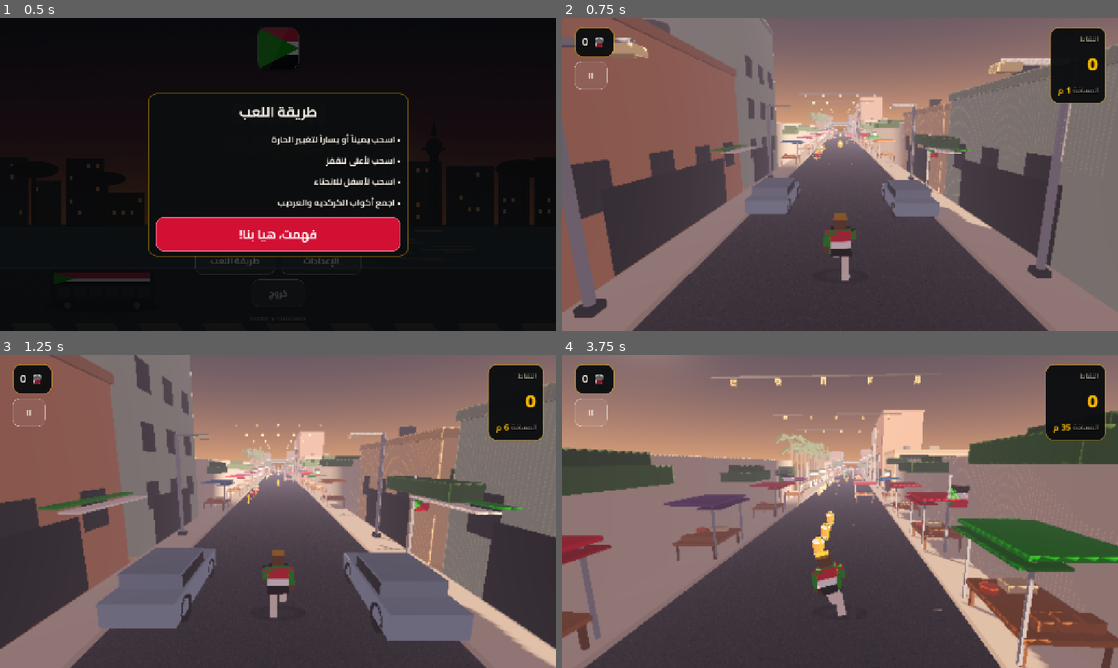
Above: before the commit, frames 1-4 (two rows, left to right).
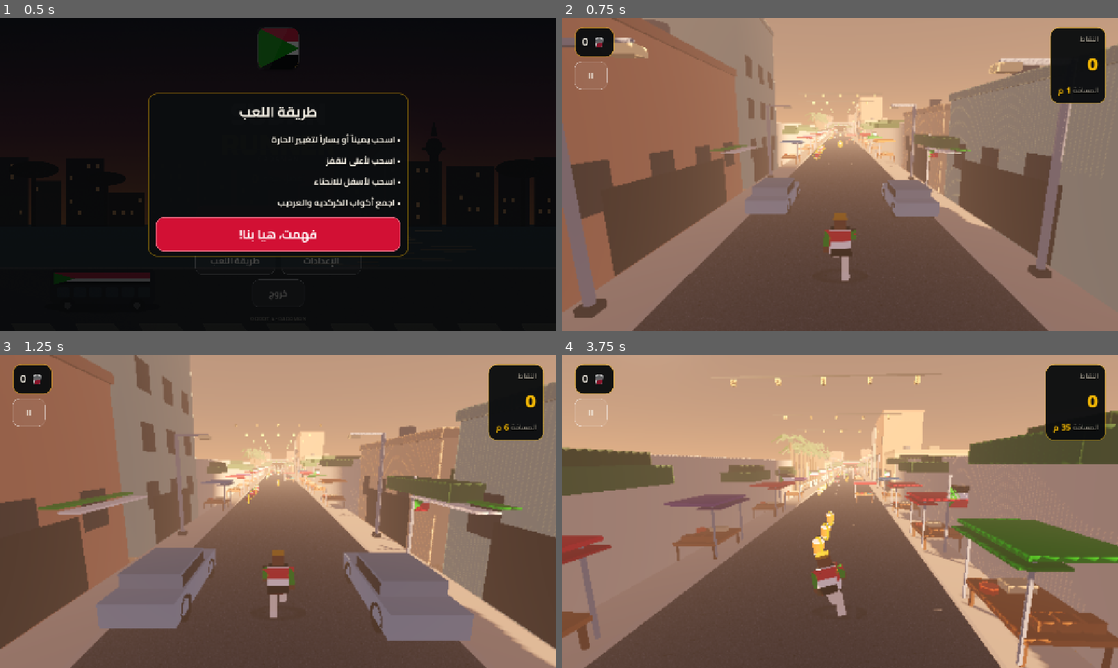
Above: after the commit, the same moments.

Repository: azmifatahi/gadaman
Game: Godot game, scene res://scenes/main.tscn
Same seed, same stepped clock (60 frames per second), same inputs: the game is played once before the commit and once after it.
Inputs (mouse positions are in pixels of both pictures, inside the frame that each line leads up to):
- Up to frame 1 (0.5 s): no input
- Up to frame 2 (0.75 s): click "ابدأ الجري" at 0.5 s
- Up to frame 3 (1.25 s): no input
- Up to frame 4 (3.75 s): move the mouse to (962, 495) at 1.27 s; hold Right (move_right) 1.28-2 s; tap Down (slide) at 1.35, 2.85 s; click (962, 495) at 1.42 s; tap Up (jump) at 1.52 s; drag from (728, 527) to (812, 574) at 2.02 s; move the mouse to (895, 442) at 2.77 s; hold Right (move_right) 2.78-3.5 s; drag from (812, 574) to (673, 464) at 3.52 s

Frame 1 is identical in both runs. In frame 2, 55% of the frame differs, in the area x 1-100%, y 0-100%; in frame 3, 54%; in frame 4, 59%, in the area x 0-100%, y 0-100%.

Commit message:
polish: horizon haze blends with the sky, flag-band suit with chest chevron [shots]
Co-authored-by: arena-agent <297053741+arena-agent@users.noreply.github.com>

Diff:
--- a/scripts/core/performance_manager.gd
+++ b/scripts/core/performance_manager.gd
@@ -178,7 +178,7 @@
 			fog_density = 0.020
 			fog_depth_begin = 24.0
 			fog_depth_end = 118.0
-			fog_color = Color(0.66, 0.55, 0.50)
+			fog_color = Color(0.83, 0.62, 0.47)
 			prop_density = 0.55
 			particle_amount = 0.45
 			draw_distance = 150.0
@@ -190,7 +190,7 @@
 			fog_density = 0.012
 			fog_depth_begin = 50.0
 			fog_depth_end = 195.0
-			fog_color = Color(0.60, 0.53, 0.58)
+			fog_color = Color(0.80, 0.61, 0.49)
 			prop_density = 1.0
 			particle_amount = 0.8
 			draw_distance = 215.0
@@ -202,7 +202,7 @@
 			fog_density = 0.0075
 			fog_depth_begin = 85.0
 			fog_depth_end = 250.0
-			fog_color = Color(0.56, 0.51, 0.60)
+			fog_color = Color(0.76, 0.60, 0.51)
 			prop_density = 1.35
 			particle_amount = 1.0
 			draw_distance = 280.0
@@ -269,9 +269,10 @@
 		return
 	env.fog_enabled = true
 	env.fog_light_color = fog_color
-	env.fog_light_energy = 0.8
+	env.fog_light_energy = 1.0
 	env.fog_density = fog_density
-	env.fog_sky_affect = 0.35
+	# Full sky affect fuses the skyline into the same haze: no horizon seam.
+	env.fog_sky_affect = 0.85
 	env.fog_aerial_perspective = 0.0 if tier == Tier.LOW else 0.4
 	# The Compatibility renderer has no glow / SSAO passes: bloom is faked by the
 	# emissive materials (cups, lamps) instead, which is free on mobile.
--- a/scripts/player/runner_model.gd
+++ b/scripts/player/runner_model.gd
@@ -34,6 +34,7 @@
 static var _mat_dark: StandardMaterial3D
 static var _mat_red: StandardMaterial3D
 static var _mat_trousers: StandardMaterial3D
+static var _mat_green: StandardMaterial3D
 
 
 func _ready() -> void:
@@ -88,6 +89,11 @@
 		r.albedo_color = Color("#d21034")
 		r.roughness = 0.8
 		_mat_red = r
+	if _mat_green == null:
+		var g2 := StandardMaterial3D.new()
+		g2.albedo_color = Color("#009a00")
+		g2.roughness = 0.75
+		_mat_green = g2
 	if _mat_trousers == null:
 		var t := StandardMaterial3D.new()
 		t.albedo_color = Color("#efe9dc")
@@ -119,7 +125,19 @@
 
 	# Torso wrapped in the flag: box UVs map the flag onto every face.
 	_torso = _box(_root, Vector3(0.54, 0.62, 0.32), Vector3(0, 1.08, 0),
-			_mat_flag, "Torso")
+			_mat_flag_double, "Torso")
+	# Chest chevron: the green hoist triangle of the flag, worn as a badge. On the
+	# back the suit reads as three clean bands, which looks intentional from the
+	# chase camera instead of like a random green blob.
+	var chevron := MeshInstance3D.new()
+	var prism := PrismMesh.new()
+	prism.size = Vector3(0.34, 0.3, 0.02)
+	chevron.mesh = prism
+	chevron.material_override = _mat_green
+	chevron.position = Vector3(0, 1.12, -0.17)
+	chevron.rotation = Vector3(0, 0, PI)
+	chevron.cast_shadow = GeometryInstance3D.SHADOW_CASTING_SETTING_OFF
+	_root.add_child(chevron)
 	# Hips / shorts.
 	_box(_root, Vector3(0.5, 0.22, 0.3), Vector3(0, HIP_Y, 0), _mat_dark, "Hips")
 	# Chest strap for a bit of tailoring.
--- a/scripts/world/segment_builder.gd
+++ b/scripts/world/segment_builder.gd
@@ -137,7 +137,7 @@
 
 static func _build_walkways(st: SurfaceTool) -> void:
 	var h := LENGTH * 0.5
-	var concrete := Color("#c4bba9")
+	var concrete := Color("#b8ac97")
 	var curb := Color("#b6ac9a")
 	for side: float in [-1.0, 1.0]:
 		var x_in := side * ROAD_HALF
